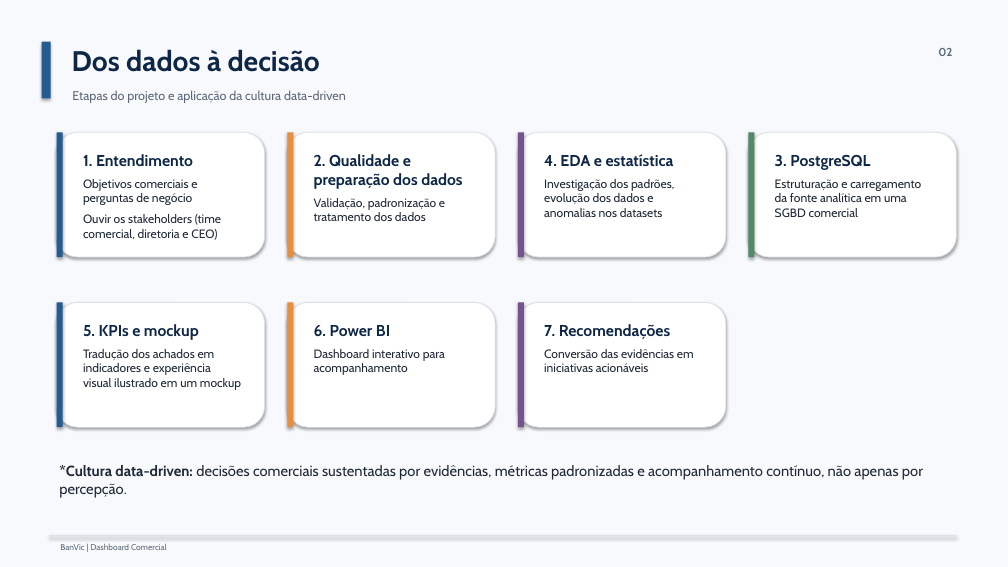
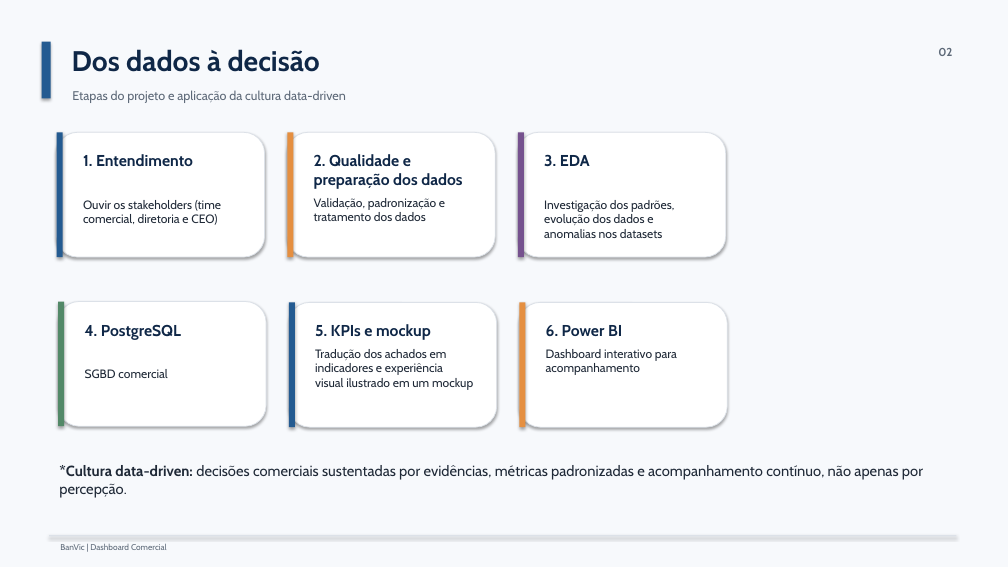
Before and after one commit to luiz-ed-ferreira/Project_BanvicDataAnalytics, a slide deck: slide 2 of docs/Desafio Indicium AI - BanVic Apresentação Final - Luiz Eduardo Ferreira.pptx. Drawn at 1008x567 pixels with LibreOffice and Linux fonts; fonts in the diff are those of the drawing. Boxes give left, top, right and bottom in pixels: in the first picture for what was removed or moved away, otherwise in the second. Text is boxed around its words. In the diff, an @@ line names an element or a change of style, - is before the commit and + after.

```diff
--- a/docs/Desafio Indicium AI - BanVic Apresentação Final - Luiz Eduardo Ferreira.pptx
+++ b/docs/Desafio Indicium AI - BanVic Apresentação Final - Luiz Eduardo Ferreira.pptx
@@ text at (83,179,197,205): paragraph removed @@
-Objetivos comerciais e perguntas de negócio
@@ text at (544,154,590,167): text changed @@
-4. EDA e estatística
+3. EDA
@@ rounded rectangle: place and size @@
-rounded rectangle at (749,132,957,257)
+rounded rectangle at (58,302,266,426)
@@ rectangle: place and size @@
-rectangle at (749,132,755,257)
+rectangle at (58,302,64,426)
@@ text at (85,324,181,378): text changed @@
-3. PostgreSQL
-Estruturação e carregamento da fonte analítica em uma SGBD comercial
+4. PostgreSQL
+SGBD comercial
@@ 2 texts, 1 rectangle, 1 rounded rectangle: place and size @@
-2 texts, 1 rectangle, 1 rounded rectangle at (57,302,445,427)
+2 texts, 1 rectangle, 1 rounded rectangle at (289,302,677,427)
@@ rounded rectangle removed at (518,302,726,427) @@
@@ rectangle removed at (518,302,524,427) @@
@@ rounded rectangle: place and size @@
-rounded rectangle at (287,302,495,427)
+rounded rectangle at (520,302,727,427)
@@ rectangle: place and size @@
-rectangle at (287,302,293,427)
+rectangle at (520,302,526,427)
@@ text removed at (544,324,694,372) @@
-7. Recomendações
-Conversão das evidências em iniciativas acionáveis
```
Also in this commit, not shown: 5 other slides changed, 2 other files.
